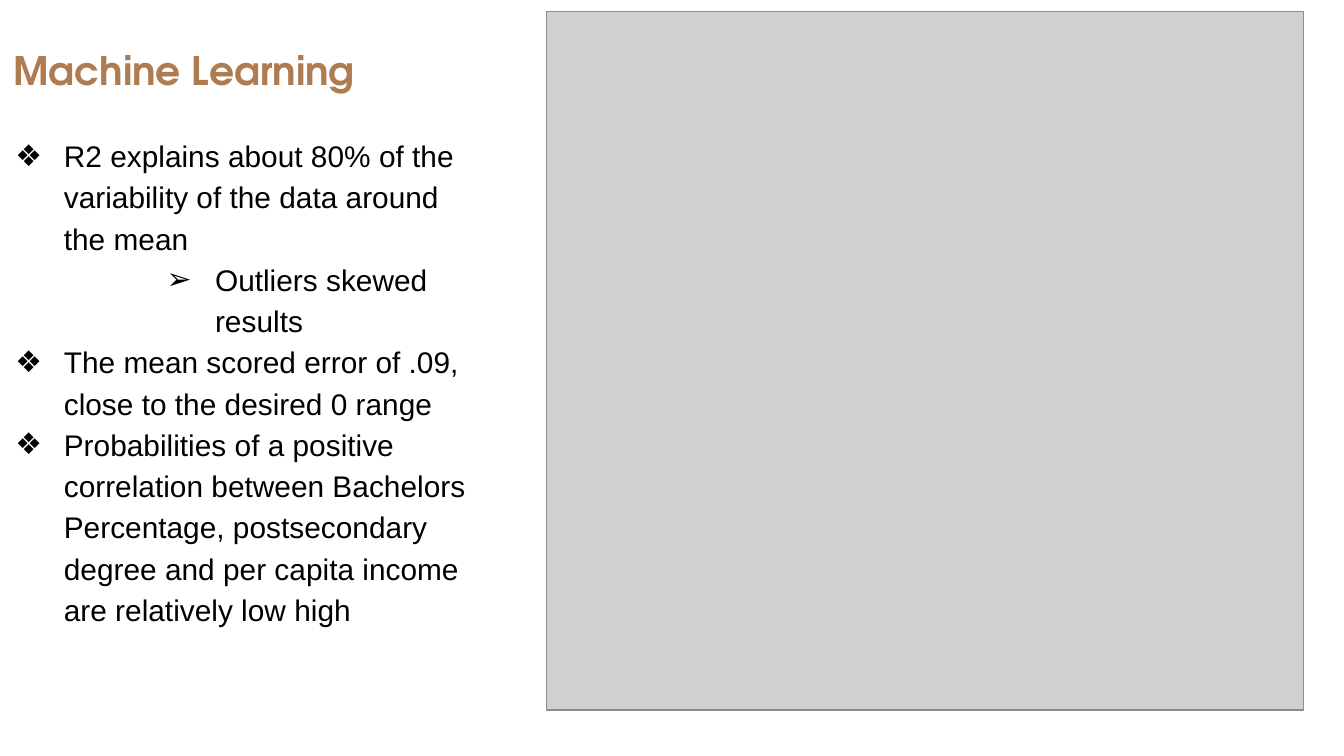
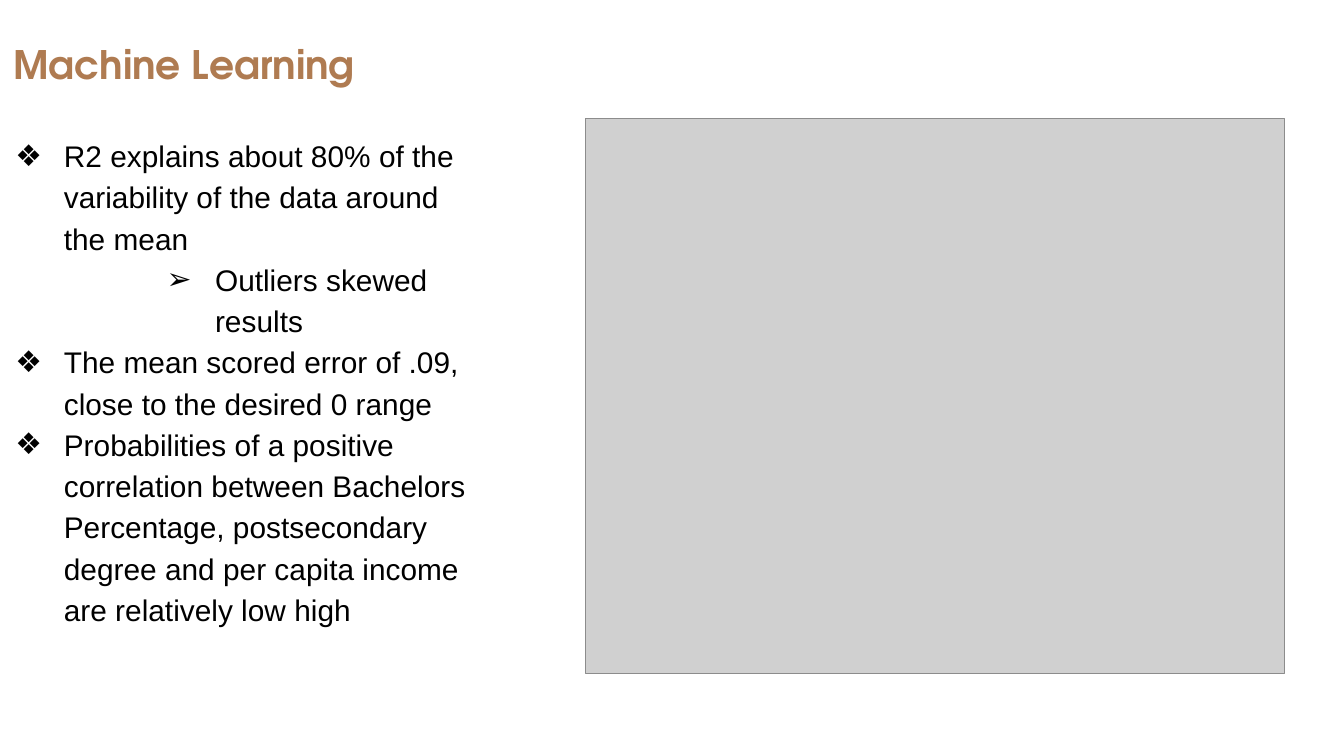
Before and after one commit to Tr3Yday30/Heartthrob, a slide deck: slide 11 of Education for income.pptx. Drawn at 1344x756 pixels with LibreOffice and Linux fonts; fonts in the diff are those of the drawing; grey boxes stand for pictures. Boxes give left, top, right and bottom in pixels: in the first picture for what was removed or moved away, otherwise in the second. Text is boxed around its words. In the diff, an @@ line names an element or a change of style, - is before the commit and + after.

```diff
--- a/Education for income.pptx
+++ b/Education for income.pptx
@@ title "Machine Learning": place and size @@
-title "Machine Learning" at (13, 55, 355, 94)
+title "Machine Learning" at (13, 49, 355, 88)
@@ picture: place and size @@
-picture at (546, 12, 1304, 711)
+picture at (586, 119, 1285, 674)
```
Also in this commit, not shown: 1 other slide changed, 7 other files.
